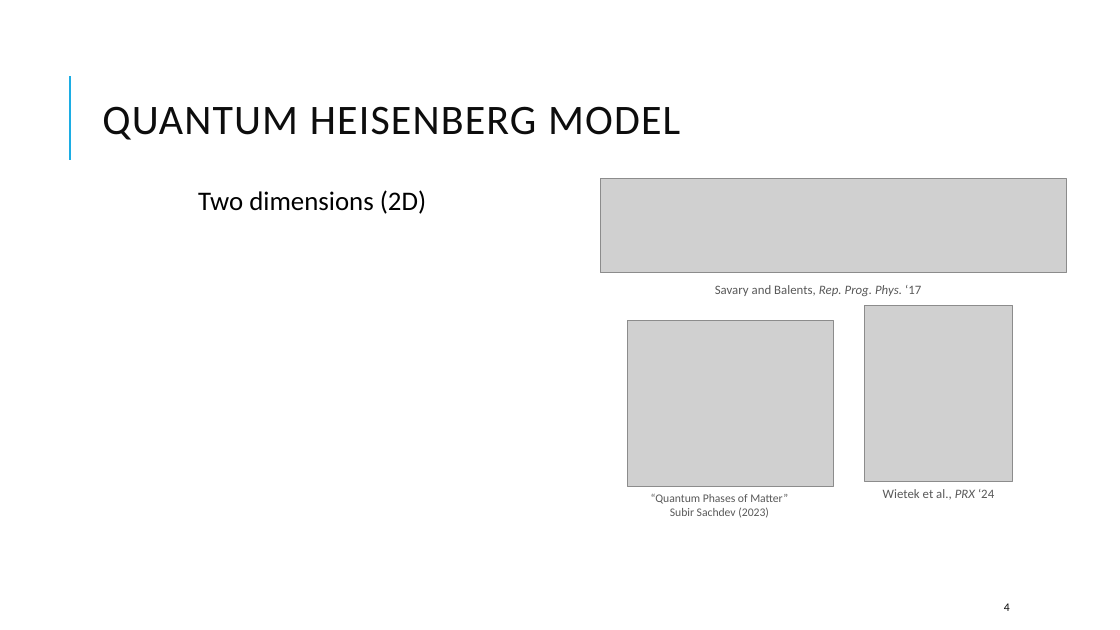
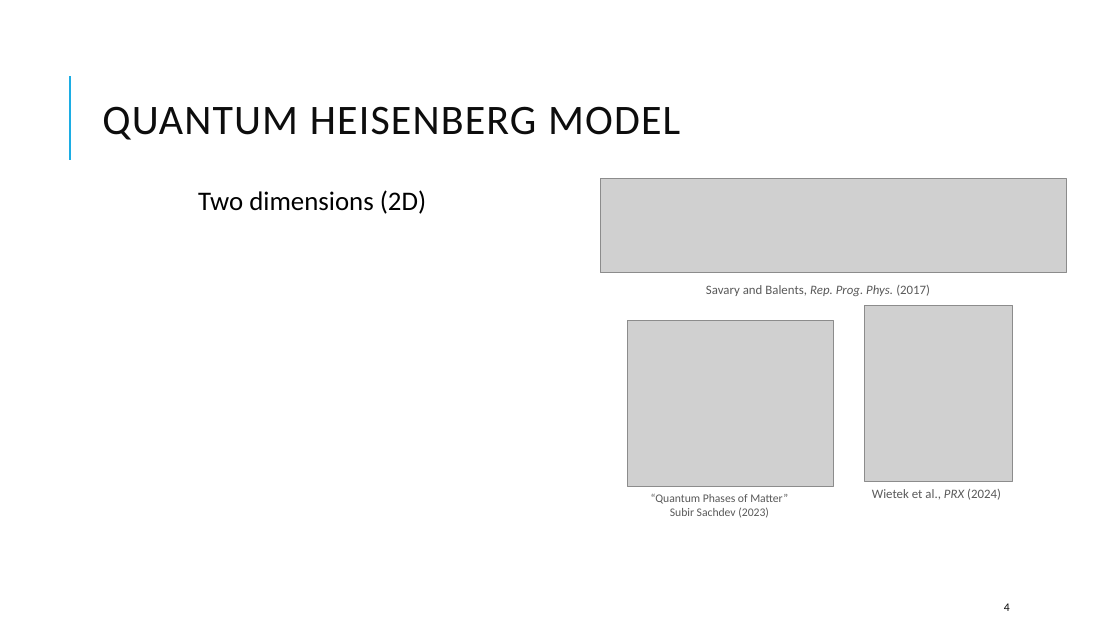
Before and after one commit to kwang0/KPZ-Project, a slide deck: slide 4 of Qualifying Exam Presentation.pptx. Drawn at 1120x630 pixels with LibreOffice and Linux fonts; fonts in the diff are those of the drawing; grey boxes stand for pictures. Boxes give left, top, right and bottom in pixels: in the first picture for what was removed or moved away, otherwise in the second. Text is boxed around its words. In the diff, an @@ line names an element or a change of style, - is before the commit and + after.

```diff
--- a/Qualifying Exam Presentation.pptx
+++ b/Qualifying Exam Presentation.pptx
@@ text at [706, 285, 930, 296]: text changed @@
-Savary and Balents, Rep. Prog. Phys. ‘17
+Savary and Balents, Rep. Prog. Phys. (2017)
@@ text at [872, 489, 1001, 500]: text changed @@
-Wietek et al., PRX ‘24
+Wietek et al., PRX (2024)
```
Also in this commit, not shown: 9 other slides changed, 9 slides added.
